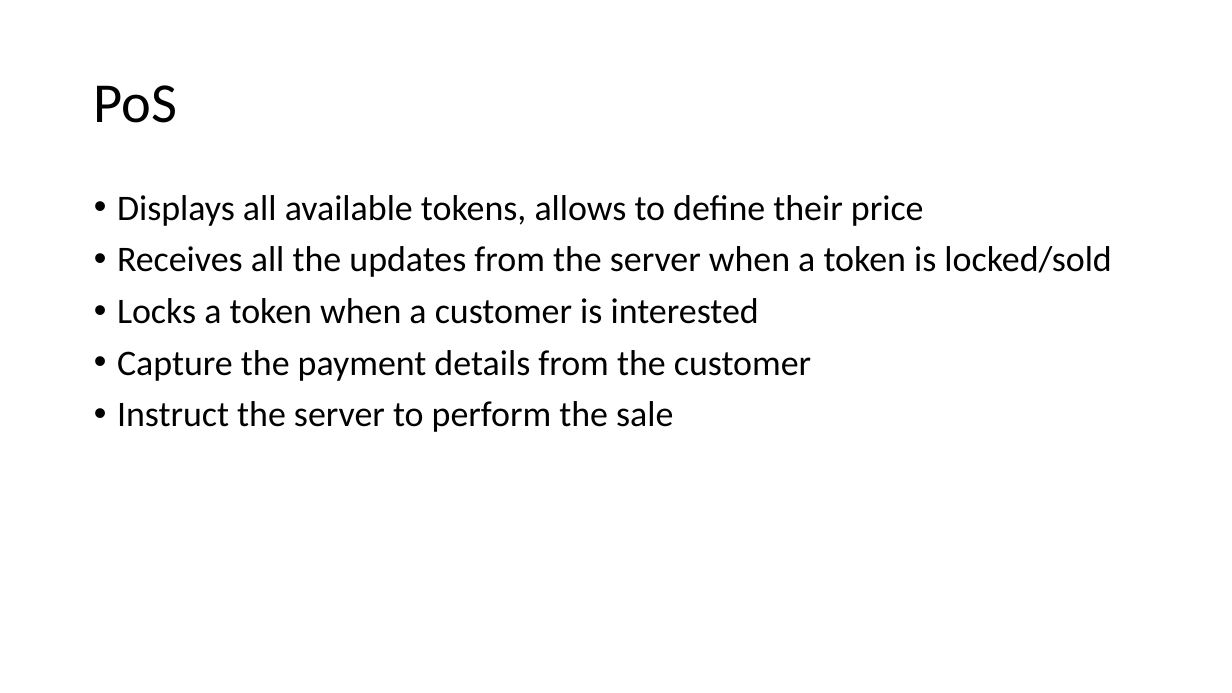
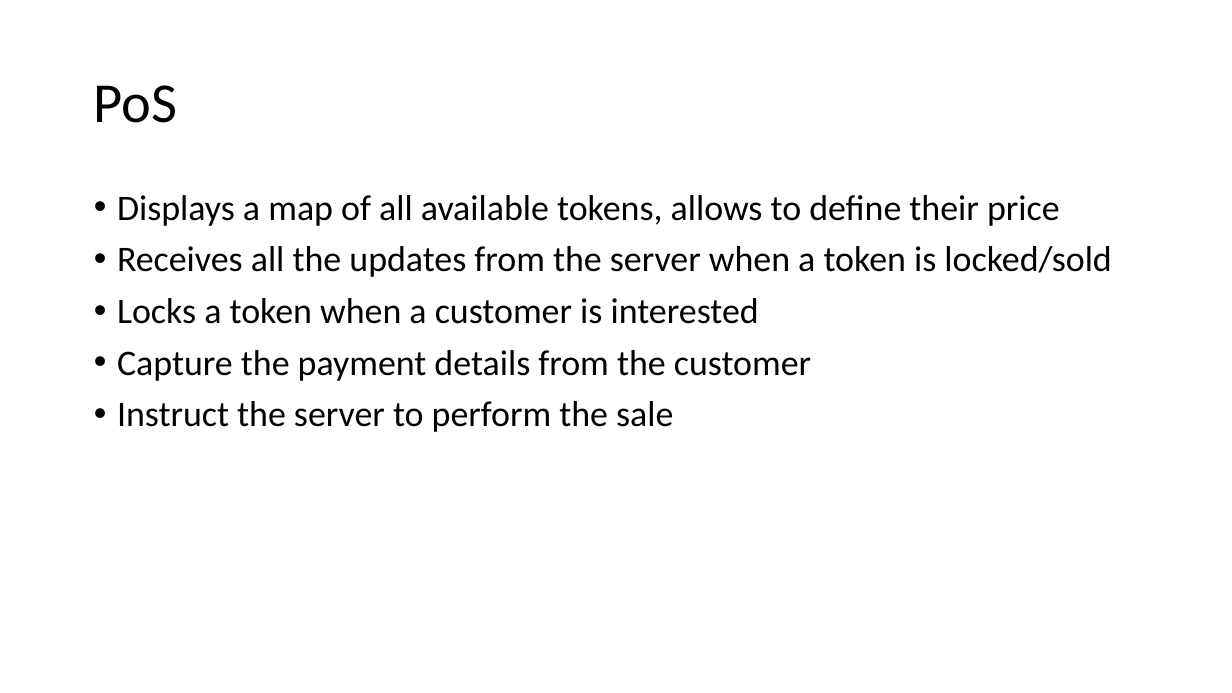
Before and after one commit to PhilippeMeyer/nft4Art, a slide deck: slide 6 of specs.pptx. Drawn at 1232x693 pixels with LibreOffice and Linux fonts; fonts in the diff are those of the drawing. Boxes give left, top, right and bottom in pixels: in the first picture for what was removed or moved away, otherwise in the second. Text is boxed around its words. In the diff, an @@ line names an element or a change of style, - is before the commit and + after.

```diff
--- a/specs.pptx
+++ b/specs.pptx
@@ text at (x1=117, y1=195, x2=1060, y2=226): text changed @@
-• Displays all available tokens, allows to define their price
+• Displays a map of all available tokens, allows to define their price
```
Also in this commit, not shown: 1 other slide changed, 4 slides added.
